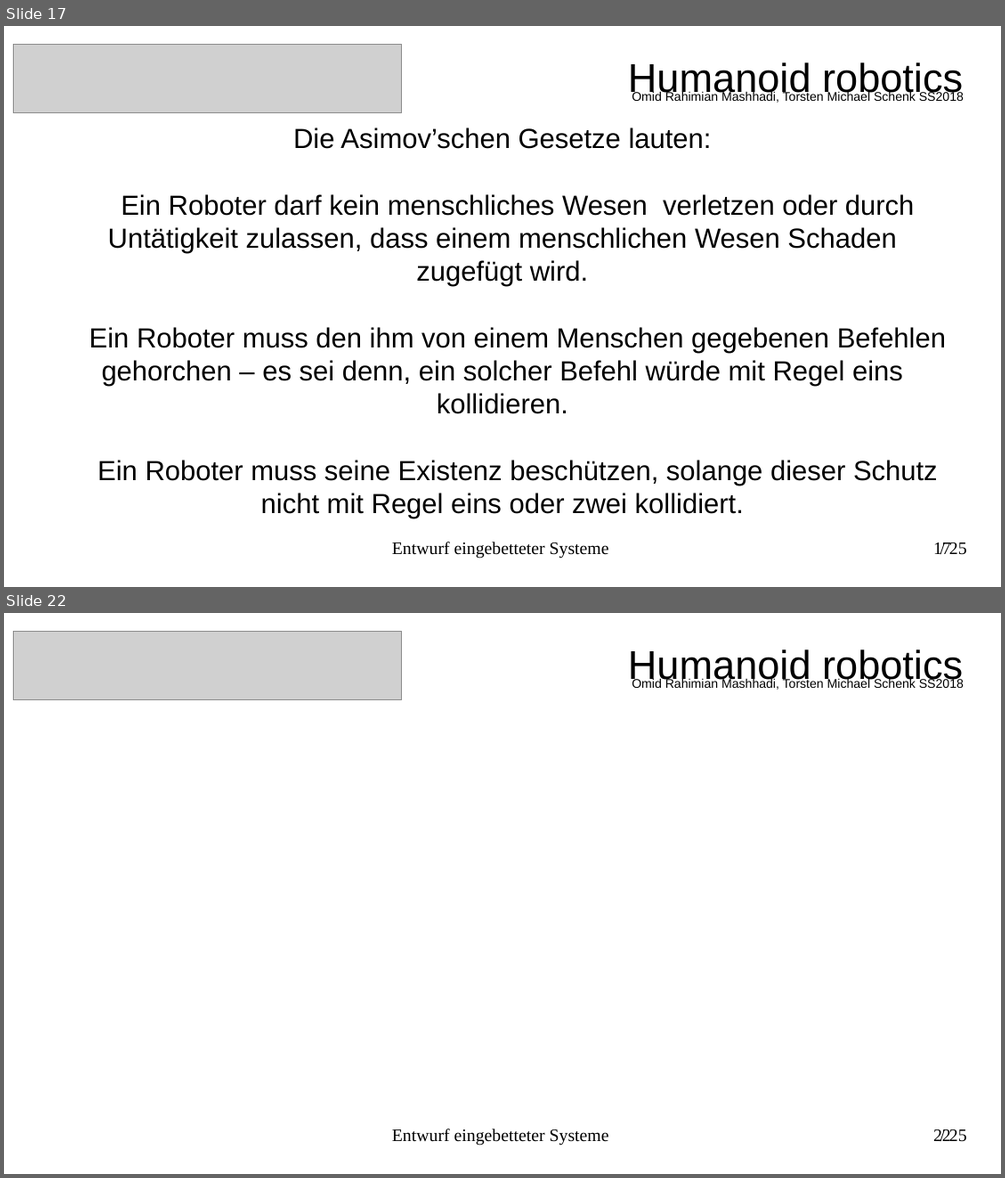
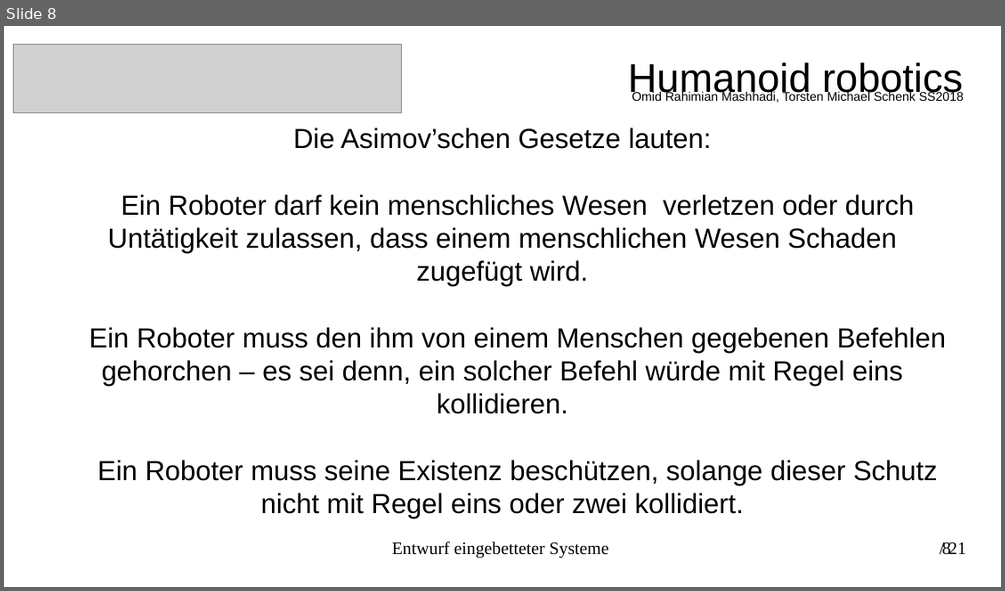
Before and after one commit to torstenschenk/beuth-avatar-ss2018, a slide deck: Presentation/HumanoideRobotic.odp. Shown one above the other, each under a label of ours: slides 17 and 22 before the commit, slide 8 after it; the slides between them are not shown. The pictures are 1005x1178 and 1005x591 pixels, drawn with LibreOffice and Linux fonts; fonts in the diff are those of the drawing; grey boxes stand for pictures. Boxes give left, top, right and bottom in pixels: in the first picture for what was removed or moved away, otherwise in the second. Text is boxed around its words. In the diff, an @@ line names an element or a change of style, - is before the commit and + after.

```diff
--- a/Presentation/HumanoideRobotic.odp
+++ b/Presentation/HumanoideRobotic.odp
@@ slide 22 removed at (4,613,1001,1174), background #FFFFFF @@
@@ picture removed at (13,631,402,700) @@
@@ text removed at (628,649,963,686) @@
-Humanoid robotics
@@ text removed at (631,678,963,690) @@
-Omid Rahimian Mashhadi, Torsten Michael Schenk SS2018
@@ text removed at (392,1128,609,1145) @@
-Entwurf eingebetteter Systeme
@@ page number removed at (933,1129,951,1141) @@
-22
@@ text removed at (949,1129,967,1142) @@
-/ 25
@@ what was slide 17 is now slide 8 @@
@@ slide 8 changed as well @@
@@ page number at (942,542,951,555): text changed @@
-17
+8
@@ text added at (948,542,966,554), 14 pt, text #000000 @@
+/ 21
@@ text removed at (949,542,967,555) @@
-/ 25
```
Also in this commit, not shown: 19 other slides changed, 3 other slides removed, 8 other files.
